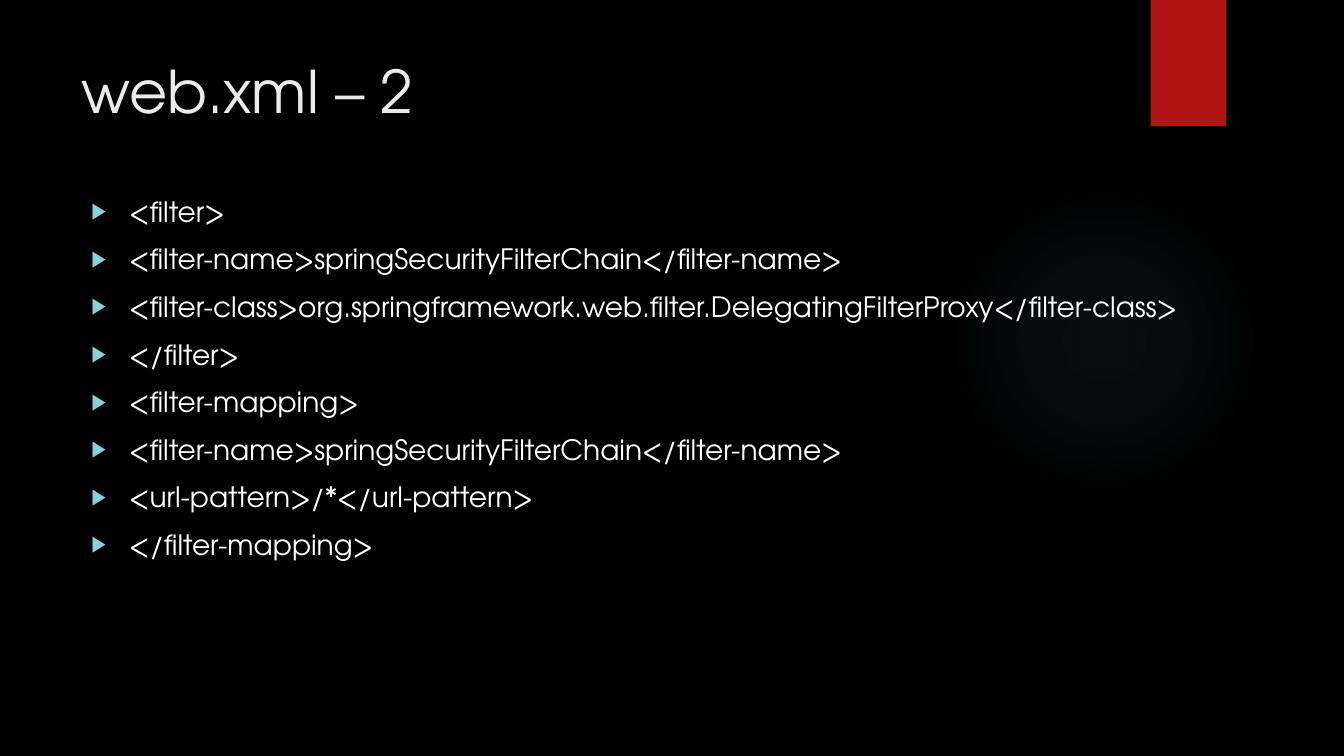
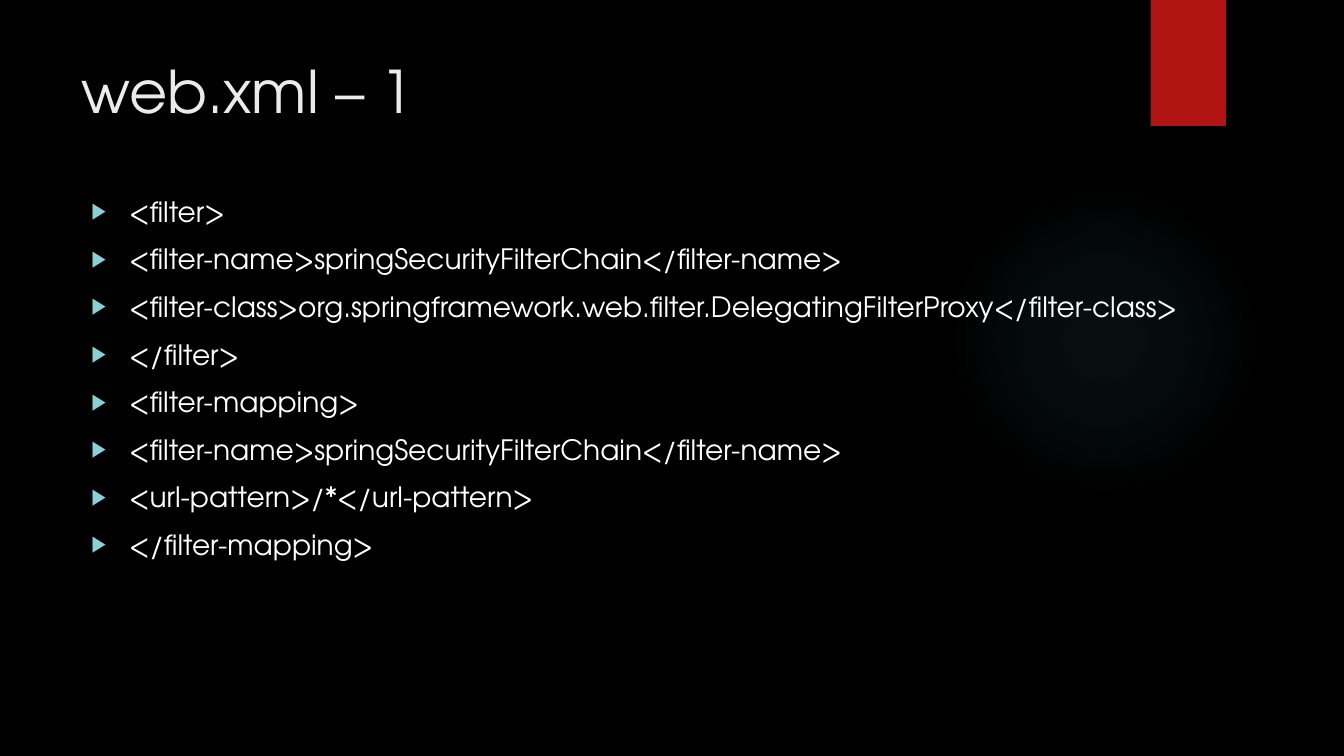
Before and after one commit to lyifan/jsct, a slide deck: slide 4 of doc/spring-security.pptx (slide 3 before the commit). Drawn at 1344x756 pixels with LibreOffice and Linux fonts; fonts in the diff are those of the drawing; background and template pictures are left out. Boxes give left, top, right and bottom in pixels: in the first picture for what was removed or moved away, otherwise in the second. Text is boxed around its words. In the diff, an @@ line names an element or a change of style, - is before the commit and + after.

```diff
--- a/doc/spring-security.pptx
+++ b/doc/spring-security.pptx
@@ title at (81, 69, 414, 114): text changed @@
-web.xml – 2
+web.xml – 1
```
Also in this commit, not shown: 2 other slides changed, 4 slides added, 18 other files.
